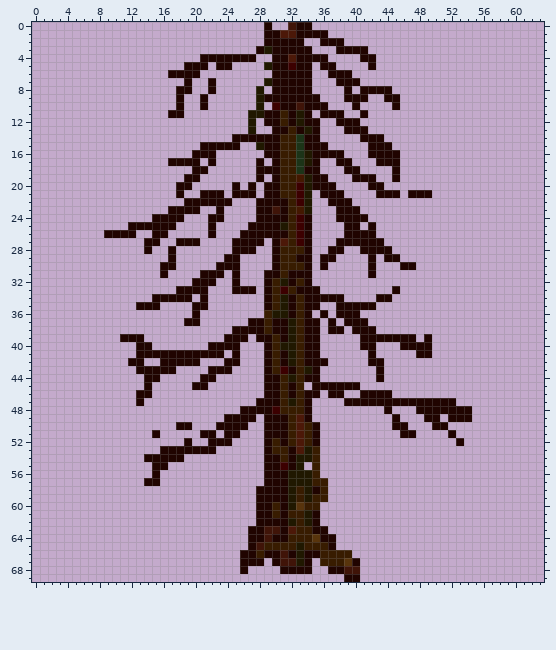
Edited in one commit: sprite sheet (industries/logging-area/6.png). That is the earlier state.
The file is 64x70 pixels. Colours within 5 levels of each other are drawn and written as one.
Once edited:
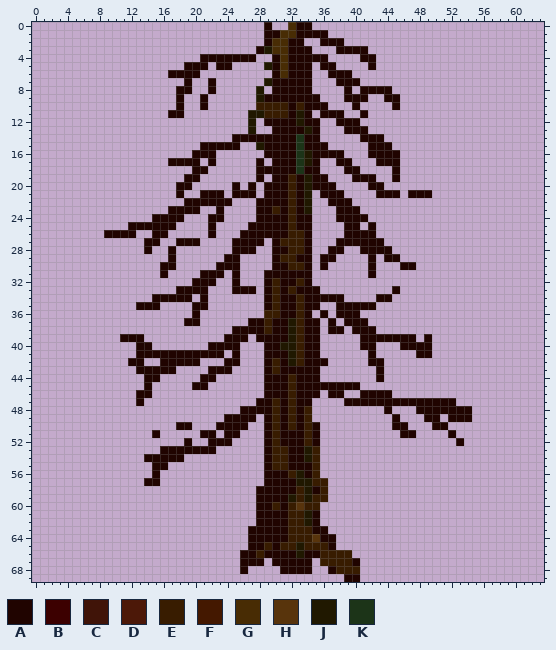
Palette (. is transparent): A #200400  B #3c0000  C #401408  D #4c1808  E #381c00  F #441800  G #482c04  H #58340c  J #201800  K #1c3418
The commit says: modified(industry): Logging Area Co-authored-by: TrueGRF <truegrf@truebrain.nl>
Diff:
y 0: x 32 C -> G
y 1: x 31..32 DD -> GG
y 2..3: x 30..31 AA -> GG
y 4: x 31..32 AD -> GA
y 5: x 31..32 AB -> GA
y 6: x 31 A -> G
y 10: x 28..31 J.BA -> EEEE; x 33 C -> E
y 11: x 29..30 AA -> EE
y 12: x 31 E -> A
y 13: x 32 E -> A
y 14..18: x 31..32 EE -> AA
y 19: x 31 E -> A; x 33 F -> A
y 20..21: x 31 E -> A; x 33 B -> A
y 22: x 33 B -> A
y 23: x 30 C -> E; x 33 F -> A
y 24: x 33 B -> A
y 25: x 31 J -> A; x 33 B -> A
y 26: x 33 B -> E
y 27: x 31 D -> E; x 33 B -> E
y 28: x 31 E -> A
y 30..31: x 31 E -> A
y 32: x 31 J -> A
y 33: x 31 B -> A
y 34..35: x 31 J -> A
y 36: x 30..31 JJ -> EA
y 39..41: x 30 E -> A
y 43: x 31 B -> A; x 33..34 EJ -> AA
y 44: x 31..33 EJE -> AEA
y 45: x 31..34 EAE. -> AEAA
y 46: x 31..33 EAE -> AEA
y 47: x 30..33 AEJE -> EAEA
y 48: x 30..31 BE -> EA; x 33..34 EA -> AE
y 49: x 30 A -> E; x 33..34 DA -> AE
y 50: x 30 A -> E; x 33 D -> A
y 51: x 30 A -> E; x 32..33 ED -> AA
y 52: x 32..33 ED -> AA
y 53: x 33 D -> A
y 54: x 30 A -> E; x 33 J -> A
y 55: x 30..31 AB -> EE; x 33..34 J. -> AA
y 56: x 32 J -> E; x 34 J -> A
y 57..58: x 32 J -> A
y 60: x 32 J -> E
y 61: x 30 E -> A
y 62: x 32 J -> E
y 63: x 29..30 CC -> AA; x 32 D -> E
y 64: x 29 C -> A
y 65: x 28 C -> A; x 30 E -> A
y 66: x 31 C -> A
y 67: x 31..33 CCJ -> AAA; x 39 H -> E
y 68: x 38..40 ACC -> EEE
